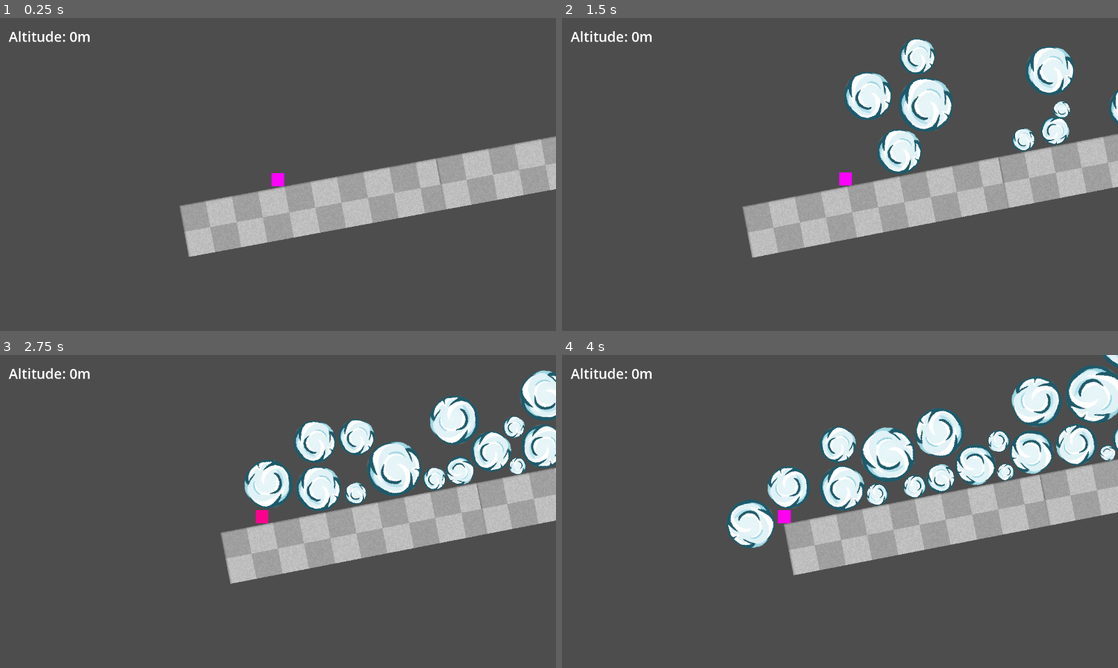
Above: before the commit, frames 1-4 (two rows, left to right).
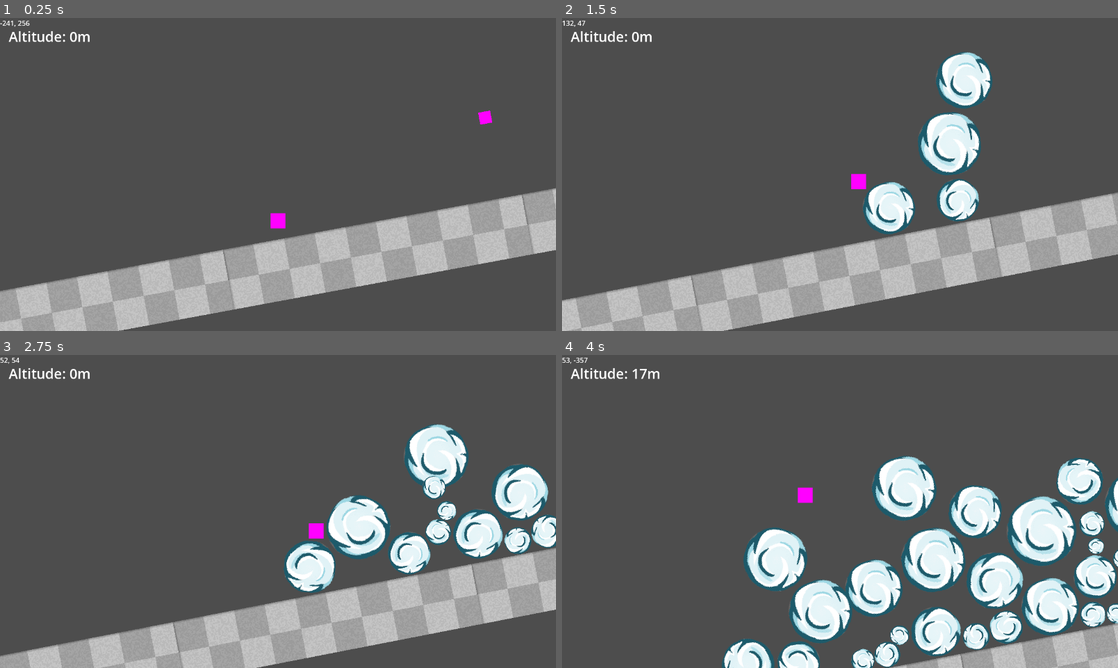
Above: after the commit, the same moments.

Repository: ashleyrevlett/avalanche
Game: Godot game, scene res://scene.tscn
The game is run twice, just before and just after one commit, with the same random seed, the same clock (stepped at 60 frames per second) and the same inputs.
Inputs:
- Up to frame 1 (0.25 s): no input
- Up to frame 2 (1.5 s): hold D (right) 0.53-1.28 s; tap Space (jump) at 0.77 s; hold A (left) from 1.28 s (still down)
- Up to frame 3 (2.75 s): tap Space (jump) at 1.52 s; release A (left) at 2.03 s; hold D (right) from 2.03 s (still down)
- Up to frame 4 (4 s): tap Space (jump) at 3.02, 3.77 s; release D (right) at 3.53 s; hold A (left) from 3.53 s (still down)

The runs differ from the first frame. In frame 1, 30% of the frame differs, in the area x 0-100%, y 0-100%; in frame 2, 38%; in frame 3, 39%; in frame 4, 41%.

Commit message:
Rework spawner placement

Diff:
--- a/scene.tscn
+++ b/scene.tscn
@@ -4,10 +4,10 @@
 [ext_resource type="Texture2D" uid="uid://dhd7xyrddhrll" path="res://assets/l0_bg_1.png" id="1_8vm77"]
 [ext_resource type="Script" path="res://scripts/character.gd" id="1_elf0q"]
 [ext_resource type="Texture2D" uid="uid://b0k4oy3v10kqa" path="res://assets/l1_bg_1.png" id="1_qo76c"]
+[ext_resource type="Script" path="res://scripts/camera.gd" id="3_s3w6k"]
 [ext_resource type="PackedScene" uid="uid://ckdduyp6itwn5" path="res://spawner.tscn" id="5_akxtr"]
 [ext_resource type="PackedScene" uid="uid://b8wcb1enfr6ee" path="res://ground.tscn" id="8_spv53"]
 [ext_resource type="Script" path="res://scripts/terrain.gd" id="8_tujsh"]
-[ext_resource type="Script" path="res://scripts/spawner_system.gd" id="8_w8tsw"]
 
 [sub_resource type="RectangleShape2D" id="RectangleShape2D_g0o5x"]
 size = Vector2(50, 50)
@@ -57,7 +57,7 @@
 size = Vector2(57.3876, 54)
 
 [sub_resource type="RectangleShape2D" id="RectangleShape2D_vua0g"]
-size = Vector2(36.2448, 4)
+size = Vector2(42.2856, 5)
 
 [node name="Game" type="Node2D"]
 position = Vector2(0, -2)
@@ -86,12 +86,12 @@
 scale = Vector2(2.05938, 2.05938)
 texture = ExtResource("1_qo76c")
 
-[node name="Camera2D" type="Camera2D" parent="."]
+[node name="Camera2D" type="Camera2D" parent="." groups=["camera"]]
 unique_name_in_owner = true
 position = Vector2(-241, 125)
 scale = Vector2(0.993246, 1)
-offset = Vector2(2.08165e-12, 100)
-zoom = Vector2(0.6, 0.6)
+offset = Vector2(2.08165e-12, -50)
+zoom = Vector2(0.7, 0.7)
 limit_left = -2000
 limit_bottom = 2000
 limit_smoothed = true
@@ -99,6 +99,7 @@
 drag_vertical_enabled = true
 editor_draw_limits = true
 editor_draw_drag_margin = true
+script = ExtResource("3_s3w6k")
 
 [node name="Character" type="CharacterBody2D" parent="."]
 unique_name_in_owner = true
@@ -148,12 +149,14 @@
 position = Vector2(0, -25)
 
 [node name="CollisionShape2D" type="CollisionShape2D" parent="Character/HeadDetector"]
+position = Vector2(0, -1)
 shape = SubResource("RectangleShape2D_vua0g")
 
 [node name="Terrain" type="Node2D" parent="."]
-position = Vector2(0, -33)
+position = Vector2(2.08165e-12, 2.08165e-12)
 script = ExtResource("8_tujsh")
 ground_scene = ExtResource("8_spv53")
+spawner_scene = ExtResource("5_akxtr")
 
 [node name="GameOverUI" type="CanvasLayer" parent="."]
 unique_name_in_owner = true
@@ -185,10 +188,6 @@
 theme_override_font_sizes/font_size = 32
 text = "Restart"
 
-[node name="SpawnerSystem" type="Node2D" parent="."]
-script = ExtResource("8_w8tsw")
-spawner_scene = ExtResource("5_akxtr")
-
 [node name="ScoreUI" type="CanvasLayer" parent="."]
 
 [node name="MarginContainer" type="MarginContainer" parent="ScoreUI"]
@@ -202,6 +201,10 @@
 layout_mode = 2
 theme_override_font_sizes/font_size = 32
 text = "Altitude: 0"
+
+[node name="PlayerPos" type="Label" parent="ScoreUI"]
+offset_right = 40.0
+offset_bottom = 23.0
 
 [connection signal="body_entered" from="Character/GroundDetector" to="Character" method="_on_ground_detector_body_entered"]
 [connection signal="body_exited" from="Character/GroundDetector" to="Character" method="_on_ground_detector_body_exited"]
--- a/scripts/camera.gd
+++ b/scripts/camera.gd
@@ -1,28 +1,40 @@
 extends Camera2D
 
+@export var camera_rect: Rect2
+@export var camera_size: Vector2
+
+
+"""
 @export var move_speed = 60
-
 var move_direction = Vector2.ZERO
-
 var can_move = false
-
+"""
 func _ready():
+	"""
 	move_direction = _get_move_direction()
 
 	await get_tree().create_timer(1).timeout
 	print("after timeour")
 	can_move = true
+	"""
+	camera_size = get_viewport_rect().size * zoom # * camera.zoom
+	camera_rect = Rect2(get_screen_center_position() - camera_size / 2, camera_size)
 
 
 
 func _process(delta):
+	"""
 	if can_move:
 		position += move_direction * delta * move_speed
+	"""
+	camera_rect = Rect2(get_screen_center_position() - camera_size / 2, camera_size)
 
 
+"""
 func _get_move_direction():
 	var degrees = -10.0
 	var radians = degrees * PI/180.0
 	var run = 1.0
 	var rise = tan(radians) * run
 	return Vector2(run, rise)
+"""
--- a/scripts/character.gd
+++ b/scripts/character.gd
@@ -10,8 +10,6 @@
 @export var max_velocity = 2000
 
 @onready var camera: Camera2D = %Camera2D
-@onready var camera_size: Vector2
-@onready var camera_rect: Rect2
 @onready var player_width: float
 
 var on_ground = true
@@ -22,18 +20,15 @@
 
 var bodies_on_head = []
 var time_elapsed_crushed = 0
-var time_crushed_til_death = .5 # sec
+var time_crushed_til_death = .2 # sec
 
 func _ready():
 	player_width = %CollisionShape2D.shape.get_rect().size.x
-	camera_size = get_viewport_rect().size # * camera.zoom
-	camera_rect = Rect2(camera.get_screen_center_position() - camera_size / 2, camera_size)
 
 
 func _clamp_position():
-	camera_rect = Rect2(camera.get_screen_center_position() - camera_size / 2, camera_size)
-	global_position.x = max(camera_rect.position.x + player_width/2, global_position.x)
-	global_position.x = min(camera_rect.end.x - player_width/2, global_position.x)
+	global_position.x = max(camera.camera_rect.position.x + player_width/2, global_position.x)
+	global_position.x = min(camera.camera_rect.end.x - player_width/2, global_position.x)
 
 
 func _physics_process(delta):
@@ -51,7 +46,7 @@
 		velocity.y = jump_speed
 
 	velocity.y = clamp(velocity.y, -max_velocity, max_velocity)
-	print(velocity)
+	#print(velocity)
 
 	move_and_slide()
 
--- a/scripts/game.gd
+++ b/scripts/game.gd
@@ -29,3 +29,4 @@
 func _process(delta):
 	altitude = max(0, camera.position.y / 20 * -1)
 	score_label.text = "Altitude: %sm" % floor(altitude)
+	$ScoreUI/PlayerPos.text = "%s, %s" % [int(%Character.global_position.x), int(%Character.global_position.y)]
--- a/scripts/spawner.gd
+++ b/scripts/spawner.gd
@@ -1,20 +1,20 @@
 extends Node2D
 
-@export var delay_time: float  = 0
-@export var duration: float = 3
-@export var emit_speed: float = .3
-
 var square_scene: PackedScene = load("res://snowball.tscn")
+var duration: float
+var emit_speed: float
+var can_emit = false
 
 @onready var marker = $Marker2D
+@onready var camera: Camera2D
 
-var can_emit = true
 
 
 func _ready():
-	if delay_time:
-		await get_tree().create_timer(delay_time).timeout
-		print("Go:", name)
+	camera = get_tree().get_first_node_in_group("camera")
+
+	duration = randi_range(.3, .9)
+	emit_speed = randi_range(.3, .9)
 
 	$EmitTimer.wait_time = emit_speed
 	$EmitTimer.timeout.connect(_spawn)
@@ -22,11 +22,26 @@
 	$EndTimer.wait_time = duration
 	$EndTimer.timeout.connect(_on_end_timer_timeout)
 
+
+func _process(delta):
+	# if the right side of the viewport is farther right
+	# than this spawner's position, start emit
+	if camera.camera_rect and camera.camera_size:
+		var right_frame = camera.camera_rect.position.x + camera.camera_size.x
+		if (right_frame < position.x):
+			can_emit = true
+
+
 func _spawn():
 	if can_emit:
 		var instance = square_scene.instantiate()
 		add_child(instance)
 		instance.global_position = marker.global_position
 
+
 func _on_end_timer_timeout():
 	can_emit = false
+
+
+func _on_player_enter():
+	can_emit = true
--- a/scripts/spawner_system.gd
+++ /dev/null
@@ -1,35 +0,0 @@
-extends Node2D
-
-@onready var camera: Camera2D = %Camera2D
-
-@export var spawner_scene: PackedScene
-
-var camera_size: Vector2
-var objects = []
-
-
-func _ready():
-	camera_size = get_viewport_rect().size # * camera.zoom
-	for x in range(1, 8):
-		_spawn()
-
-
-func _spawn():
-	var instance = spawner_scene.instantiate()
-	if (objects.size() == 0):
-		instance.position = Vector2(0, 0)
-	else:
-		var random_x = randi_range(camera_size.x/10, camera_size.x/2)
-		var new_pos = objects[-1].position + Vector2(random_x, -camera_size.y/7)
-		instance.position = new_pos
-	add_child(instance)
-	objects.append(instance)
-
-
-func _process(delta):
-	if (objects.size() > 0):
-		var first_pos = objects[0].global_position
-		var camera_rect = Rect2(camera.get_screen_center_position() - camera_size / 2, camera_size)
-		if (first_pos.x < camera_rect.position.x - 100):
-			objects.pop_front().queue_free()
-			_spawn()
--- a/scripts/terrain.gd
+++ b/scripts/terrain.gd
@@ -2,27 +2,41 @@
 
 @export var angle: float = -10
 @export var ground_scene: PackedScene
+@export var spawner_scene: PackedScene
 
 @onready var camera: Camera2D = %Camera2D
 @onready var ground_width: float
 @onready var ground_height: float
 
 var ground_objects = []
-
-var camera_size: Vector2
+var spawner_objects = []
 
 
 func _ready():
-	camera_size = get_viewport_rect().size # * camera.zoom
 	rotation_degrees = angle
 	for x in range(1, 8):
 		_spawn_ground()
+		_spawn_spawner()
+
+
+func _spawn_spawner():
+	var instance = spawner_scene.instantiate()
+	if (spawner_objects.size() == 0):
+		instance.position = Vector2(camera.camera_size.x/2, 0)
+	else:
+		var random_x = randi_range(camera.camera_size.x * .6, camera.camera_size.x * 1.2)
+		var random_y = randi_range(0, camera.camera_size.y/3)
+		var new_pos = spawner_objects[-1].position + Vector2(random_x, random_y * -1)
+		print("spawned at ", Vector2(random_x, random_y), new_pos)
+		instance.position = new_pos
+	add_child(instance)
+	spawner_objects.append(instance)
 
 
 func _spawn_ground():
 	var instance = ground_scene.instantiate()
 	if (ground_objects.size() == 0):
-		instance.position = Vector2(-180, 370)
+		instance.position = Vector2(-980, 370)
 		ground_width = instance.width
 		ground_height = instance.height
 	else:
@@ -36,11 +50,10 @@
 func _process(delta):
 	# when the first ground goes offscreen, remove it and add a new one
 	# get global pos of instance, compare to camera rect
-	var camera_rect = Rect2(camera.get_screen_center_position() - camera_size / 2, camera_size)
 
 	if (ground_objects.size() > 0):
 		var first_pos = ground_objects[0].global_position
-		if (first_pos.x + ground_width/2 < camera_rect.position.x - ground_width*2):
+		if (first_pos.x + ground_width/2 < camera.camera_rect.position.x - ground_width*2):
 			var instance = ground_objects.pop_front()
 			instance.queue_free()
 			_spawn_ground()
@@ -50,3 +63,12 @@
 		var new_rad = deg_to_rad(angle) + angle_modifier
 		var new_rot = lerp_angle(rotation, new_rad, 2.5 * delta)
 		rotation = new_rot
+
+	if (spawner_objects.size() > 0):
+		var first_pos = spawner_objects[0].global_position
+		#print(first_pos.x, camera_rect.position.x)
+		if (first_pos.x < camera.camera_rect.position.x - camera.camera_size.x):
+			var instance = spawner_objects.pop_front()
+			# print("removing spawner")
+			instance.queue_free()
+			_spawn_spawner()
--- a/spawner.tscn
+++ b/spawner.tscn
@@ -1,6 +1,8 @@
-[gd_scene load_steps=2 format=3 uid="uid://ckdduyp6itwn5"]
+[gd_scene load_steps=3 format=3 uid="uid://ckdduyp6itwn5"]
 
 [ext_resource type="Script" path="res://scripts/spawner.gd" id="1_naxwr"]
+
+[sub_resource type="PlaceholderTexture2D" id="PlaceholderTexture2D_2fx3b"]
 
 [node name="Spawner" type="Node2D"]
 script = ExtResource("1_naxwr")
@@ -14,3 +16,18 @@
 [node name="EndTimer" type="Timer" parent="."]
 wait_time = 2.0
 autostart = true
+
+[node name="TextureRect" type="TextureRect" parent="."]
+custom_minimum_size = Vector2(20, 20)
+anchors_preset = 8
+anchor_left = 0.5
+anchor_top = 0.5
+anchor_right = 0.5
+anchor_bottom = 0.5
+offset_left = -20.0
+offset_top = -20.0
+offset_right = 20.0
+offset_bottom = 20.0
+grow_horizontal = 2
+grow_vertical = 2
+texture = SubResource("PlaceholderTexture2D_2fx3b")
